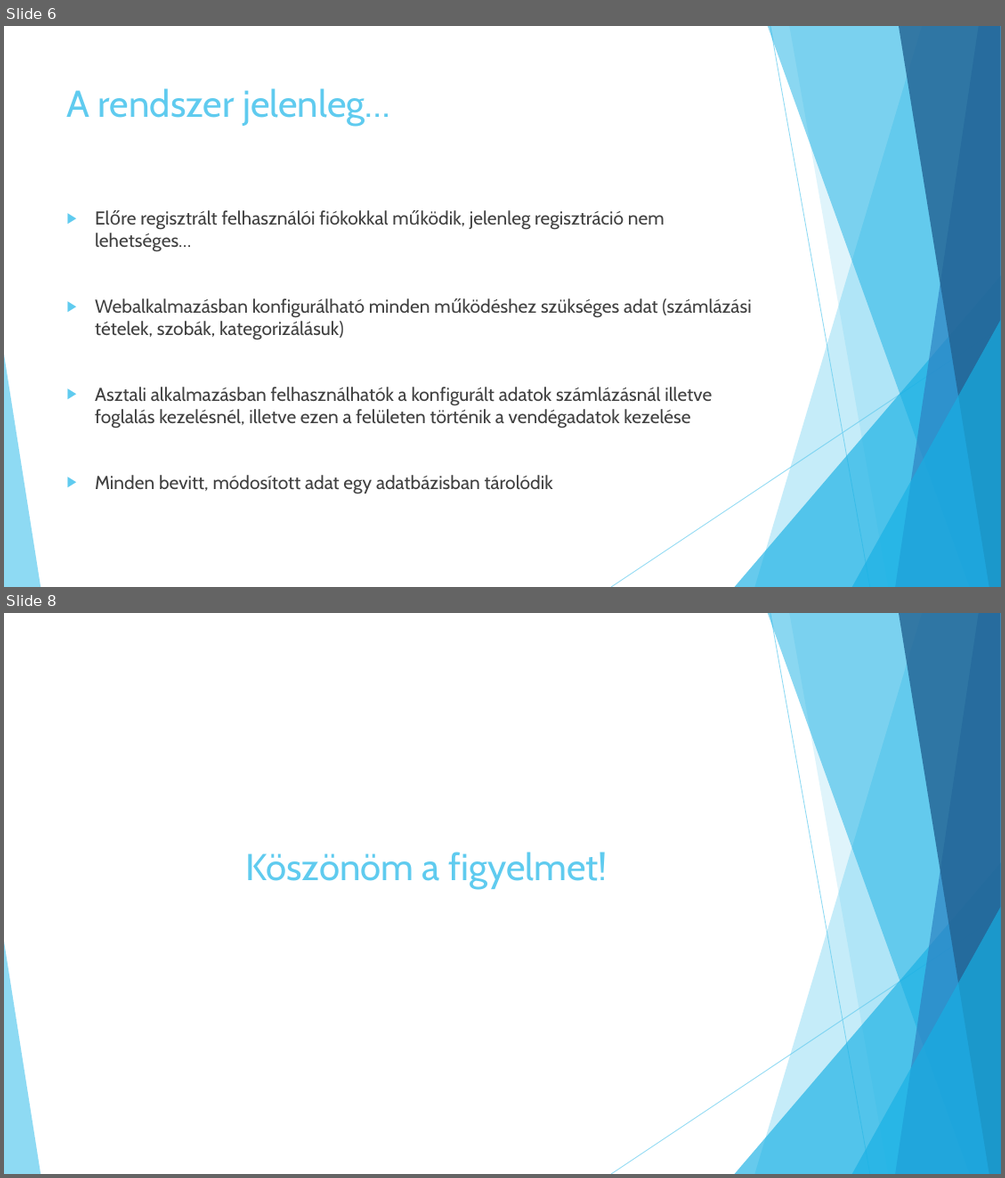
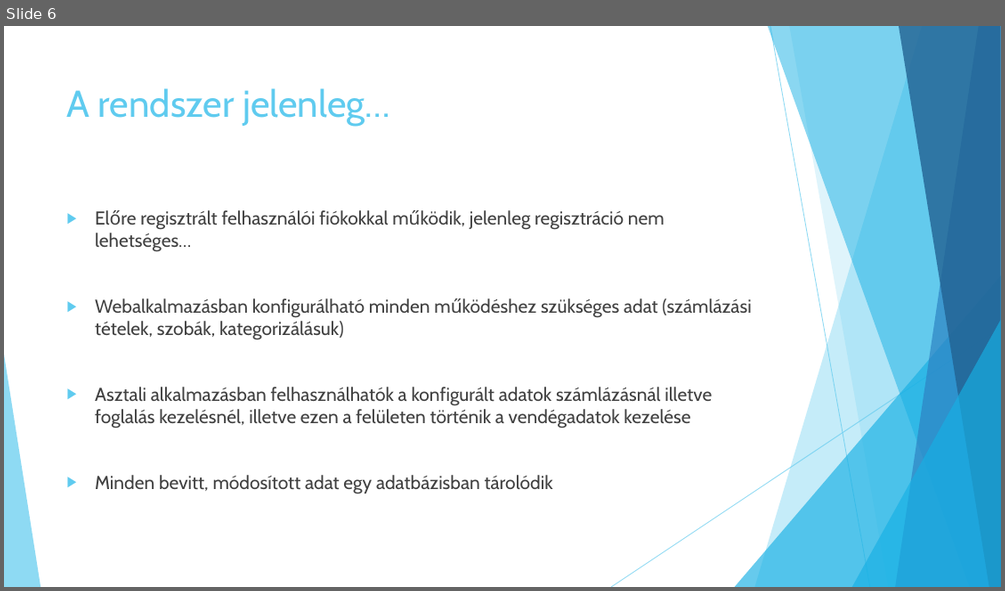
Before and after one commit to jbence1994/Virtual-Receptionist-projection, a slide deck: documentation/VR.pptx. Shown one above the other, each under a label of ours: slides 6 and 8 before the commit, slide 6 after it; the slides between them are not shown. The pictures are 1005x1178 and 1005x591 pixels, drawn with LibreOffice and Linux fonts; fonts in the diff are those of the drawing. Boxes give left, top, right and bottom in pixels: in the first picture for what was removed or moved away, otherwise in the second. Text is boxed around its words. In the diff, an @@ line names an element or a change of style, - is before the commit and + after.

```diff
--- a/documentation/VR.pptx
+++ b/documentation/VR.pptx
@@ slide 8 removed at (4,613,1001,1174), background #FFFFFF; not listed: 10 template elements that a slide beside it also shows @@
@@ title removed at (245,852,608,889) @@
-Köszönöm a figyelmet!
```
Also in this commit, not shown: 1 slide changed, 1 slide added, 1 other slide removed.
